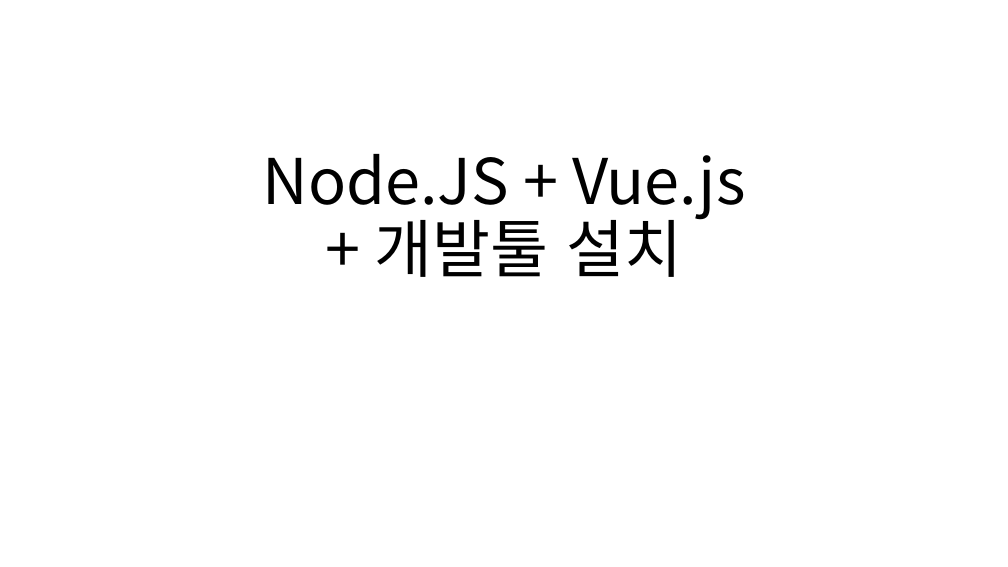
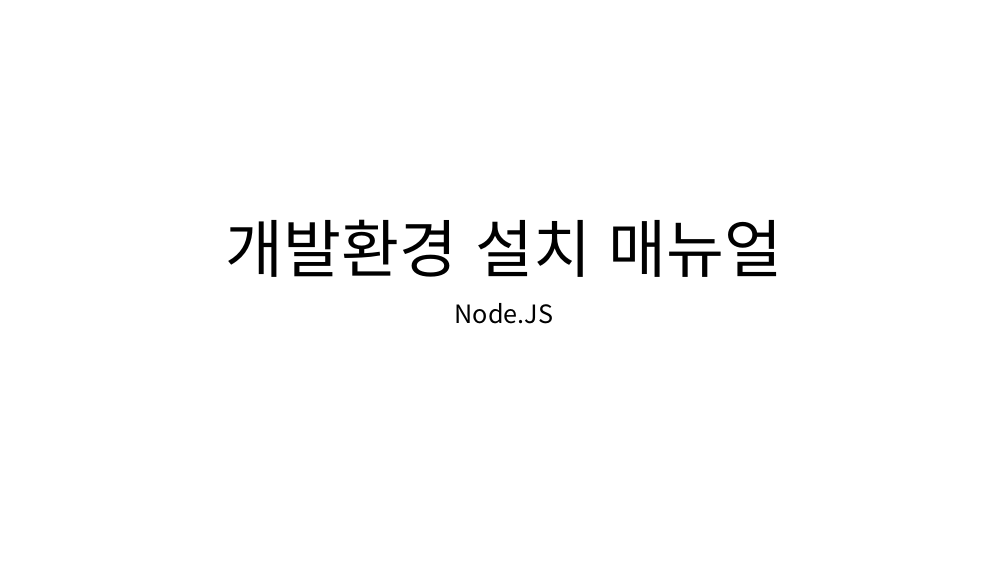
Before and after one commit to 92-seok/wooboWEB-NextJS-migration-, a slide deck: slide 1 of doc/개발환경_설치매뉴얼(Node.JS).pptx. Drawn at 1008x567 pixels with LibreOffice and Linux fonts; fonts in the diff are those of the drawing. Boxes give left, top, right and bottom in pixels: in the first picture for what was removed or moved away, otherwise in the second. Text is boxed around its words. In the diff, an @@ line names an element or a change of style, - is before the commit and + after.

Commit message:
매뉴얼 업데이트

```diff
--- a/doc/개발환경_설치매뉴얼(Node.JS).pptx
+++ b/doc/개발환경_설치매뉴얼(Node.JS).pptx
@@ title at box(226, 219, 783, 277): text changed @@
-Node.JS + Vue.js
-+ 개발툴 설치
+개발환경 설치 매뉴얼
@@ subtitle added at box(455, 303, 554, 324), 24 pt, text #000000 @@
+Node.JS
```
Also in this commit, not shown: 1 other slide changed, 2 slides added, 9 slides removed, 5 other files.
